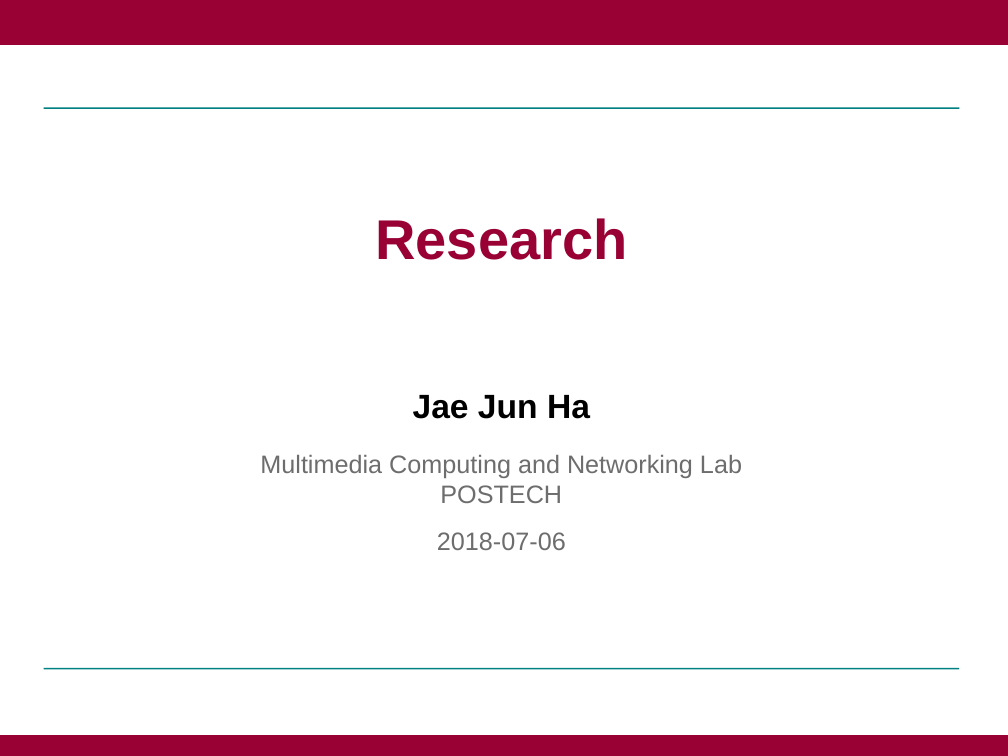
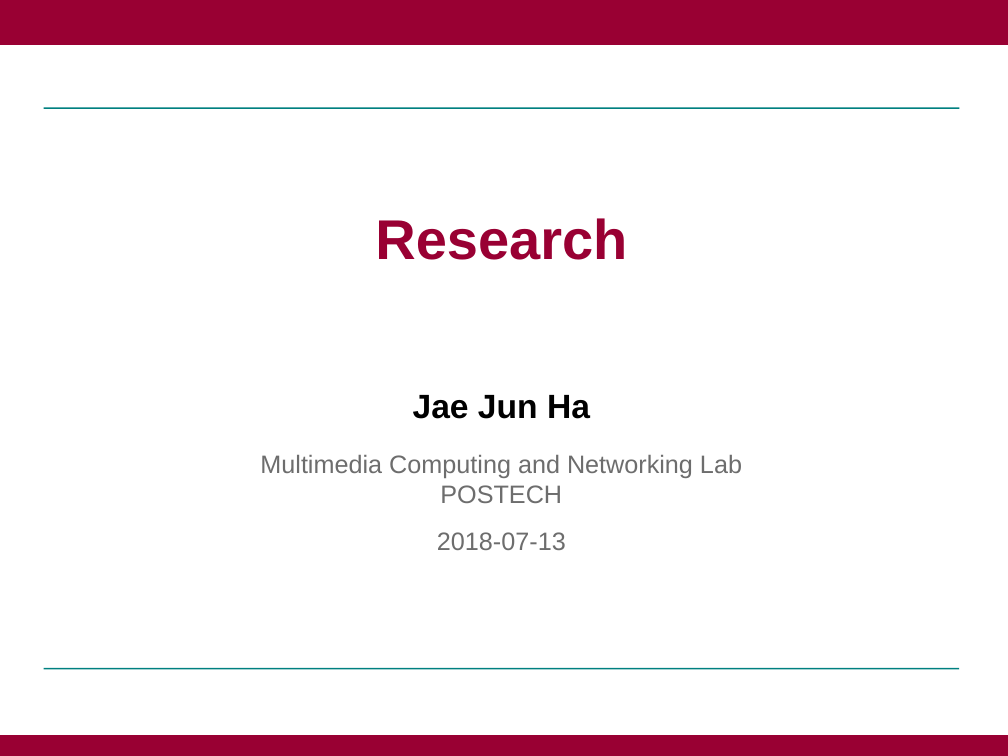
Before and after one commit to jaejunha/Paper, a slide deck: slide 1 of Daily(written_by_Korean)/180713.pptx. Drawn at 1008x756 pixels with LibreOffice and Linux fonts; fonts in the diff are those of the drawing; background and template pictures are left out. Boxes give left, top, right and bottom in pixels: in the first picture for what was removed or moved away, otherwise in the second. Text is boxed around its words. In the diff, an @@ line names an element or a change of style, - is before the commit and + after.

Commit message:
2018.07.13

```diff
--- a/Daily(written_by_Korean)/180713.pptx
+++ b/Daily(written_by_Korean)/180713.pptx
@@ title at (260, 218, 742, 550): text changed @@
-Research
-Jae Jun Ha
-Multimedia Computing and Networking Lab
-POSTECH
-2018-07-06
+Research
+Jae Jun Ha
+Multimedia Computing and Networking Lab
+POSTECH
+2018-07-13
```
Also in this commit, not shown: 1 other slide changed.
